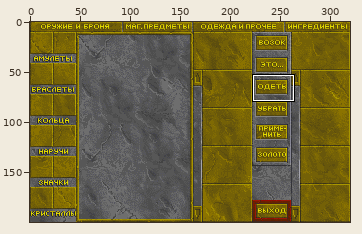
Edited in one commit: sprite sheet (Daggerfall/Textures/Img/INVE01I0.IMG.png). Above, an overview of the earlier version with the close-up marked.
Close-up. Before the edit:
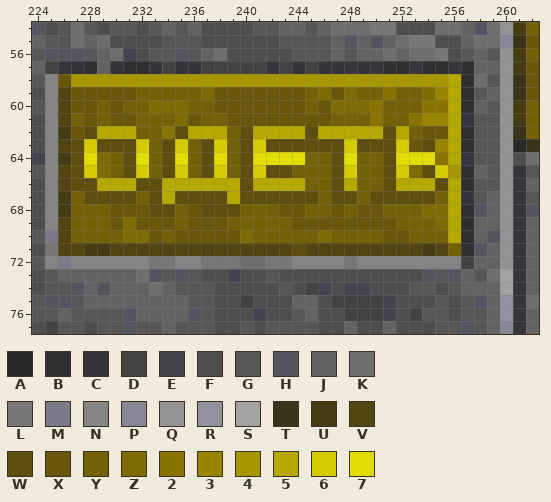
The file is 320x200 pixels. Colours within 5 levels of each other are drawn and written as one. Shown: x 224..262, y 54..77.
Palette (. is transparent): A #282828  B #303032  C #35353b  D #434343  E #444450  F #4e4e4e  G #575757  H #555560  J #636363  K #6e6e6e  L #777777  M #7a7a89  N #848484  P #878795  Q #939393  R #91919f  S #a2a2a2  T #3a3319  U #453c15  V #514512  W #5d4e0e  X #68570b  Y #746107  Z #7f6a04  2 #8b7300  3 #9a8500  4 #a89600  5 #b7a800  6 #d4cb00  7 #e2dc00
Pixels before, first column x 224:
54 HFGKGFGGFGJGJFFFFGGJJGJKKKLLFFFKKJHKQUY
55 JGGKJKFFFFGGGFFFFFFGGGGJHJHJKLLFFJKKPTX
56 GHHHGJKEFGGHGJKFFFFFGGGJGJJKJKKLFGJGQUY
57 JDCCBJCBBCDCCDDDDDCDCDCCCCCBBCBBCBJJQUX
58 GNX444444444444444444444444444445BKGQTX
59 FNVXXXXXYYYYYZXXXXXXXYZXZYY2YYZ35BGJQTX
60 GNVXXYXYYZZZYYXXXXXXXYXZZZ2YYY225BJGQUY
61 FNVYXYXXYYYZXYYXXXXXXXXYYY2YY2335CGGQUY
62 FNUXW555YY2W555YW5555W55555W5YXX5BGGQTY
63 FNVW6WWW6YW6YW6YW6WWWWWW6WWW6XW35BGGQAT
64 ENUW7ZYW7YW7YW7YW7777YYW7YYW77725CGGQFK
65 GNVW6ZYW6YW6YW6YW6WWYYYW6YYW6ZW64BJGQCG
66 FNVWW555WW555555W5555YYW5YYW555W5BGGQCJ
67 FNUYWWWWYW5WWWW5WWWWWWYWWYWWWWWY5CGJQCG
68 FNUYYYXXXWWYXWWWYYYXXYYXYXXYYYZZ5BHJQCH
69 FNVYYYXZXXXYXXXYYYYYXXXXXXXXYYYZ5BJJQCJ
70 GMVYYYYZZXYXXXXXZYYYYYZYYYYXXYYY5BJHQCJ
71 FLVVUUVVVVVVVVVVVVVVWVVVVVVVVVUVYBHJQCJ
72 GNMNNNNNNLLNNLLLKKLLNNNNLNNNNNNNNDJJQCJ
73 FGJJJJJJKHGHGFFEFFGFFFFFFFFFFFHGHJGKSCJ
74 FGGHJHJJJKJGGGFFFFFGFDEFEEFFFGGFGJJJSCJ
75 GHHGJJJJJJJJGGFFDFFFJJFDDDDEFFFGFGHJRCK
76 GGJGGGGHJJJJHGFFFEFFGJFFDDDEFDGGFGGJRCJ
77 FDGGFGGHGGJGGGFFGFGGGGFFJFFJFFFGGHGJPCJ
New version:
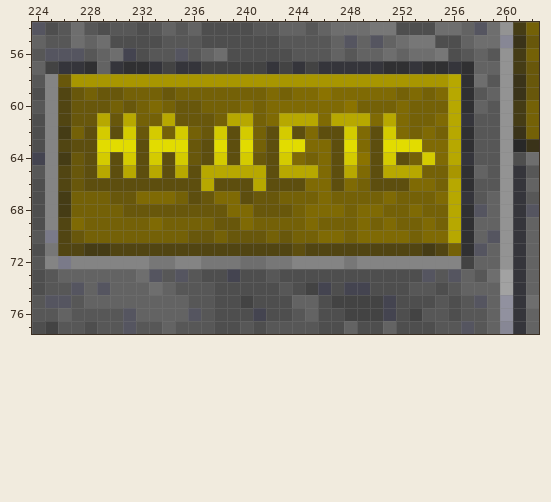
From old to new:
{"y":59,"x":228,"old":"X","new":"Y"}
{"y":59,"x":231,"old":"X","new":"Y"}
{"y":59,"x":234,"old":"Y","new":"X"}
{"y":59,"x":237,"old":"ZXXXXXXXYZX","new":"YYYYYZYZZ2Z"}
{"y":59,"x":249,"old":"YY2","new":"ZZZ"}
{"y":59,"x":253,"old":"YZ3","new":"ZYZ"}
{"y":60,"x":229,"old":"YXY","new":"XYX"}
{"y":60,"x":234,"old":"ZZY","new":"YXX"}
{"y":60,"x":238,"old":"XXXXXXXYX","new":"YYZYZZZZZ"}
{"y":60,"x":248,"old":"ZZ2","new":"2YY"}
{"y":60,"x":252,"old":"Y","new":"Z"}
{"y":60,"x":254,"old":"22","new":"YY"}
{"y":61,"x":227,"old":"Y","new":"X"}
{"y":61,"x":229,"old":"Y","new":"5"}
{"y":61,"x":231,"old":"X","new":"5"}
{"y":61,"x":234,"old":"YZ","new":"5X"}
{"y":61,"x":237,"old":"Y","new":"X"}
{"y":61,"x":239,"old":"XXXXXXXXYYY2YY233","new":"55YZ555Z555Z5ZYYZ"}
{"y":62,"x":227,"old":"X","new":"Y"}
{"y":62,"x":229,"old":"555YY2W555YW5555W55555W5","new":"6W6X6Y6YX6W6YW6WZWW6ZW6Z"}
{"y":62,"x":254,"old":"XX","new":"ZY"}
{"y":63,"x":228,"old":"6WWW6YW6Y","new":"W777W777X"}
{"y":63,"x":238,"old":"6YW6","new":"7W7Y"}
{"y":63,"x":243,"old":"WWWW","new":"77ZZ"}
{"y":63,"x":248,"old":"6W","new":"7Z"}
{"y":63,"x":251,"old":"W6XW3","new":"777ZZ"}
{"y":64,"x":227,"old":"W7ZYW7Y","new":"XW6W6W6"}
{"y":64,"x":235,"old":"7Y","new":"6X"}
{"y":64,"x":238,"old":"7YW7777","new":"6W6XW6Z"}
{"y":64,"x":246,"old":"Y","new":"Z"}
{"y":64,"x":248,"old":"7YYW7772","new":"62W6WY6Z"}
{"y":65,"x":227,"old":"W6ZYW6Y","new":"XW5W5W5"}
{"y":65,"x":235,"old":"6YW6YW6","new":"5W55555"}
{"y":65,"x":243,"old":"WYYY","new":"555Z"}
{"y":65,"x":248,"old":"6YYW6ZW6","new":"5ZW555YY"}
{"y":66,"x":227,"old":"W","new":"X"}
{"y":66,"x":229,"old":"555","new":"WWW"}
{"y":66,"x":234,"old":"555","new":"WWW"}
{"y":66,"x":238,"old":"55","new":"WW"}
{"y":66,"x":242,"old":"555YY","new":"WWWZZ"}
{"y":66,"x":248,"old":"5","new":"Z"}
{"y":66,"x":250,"old":"Y","new":"W"}
{"y":66,"x":252,"old":"555W","new":"WZZY"}
{"y":67,"x":228,"old":"WWWWYW5W","new":"YYXXZZZY"}
{"y":67,"x":237,"old":"WW5","new":"XZZ"}
{"y":67,"x":241,"old":"WWWWWYWW","new":"XXYYYZYY"}
{"y":67,"x":250,"old":"WWWWWY","new":"YZYYYZ"}
{"y":68,"x":230,"old":"X","new":"Y"}
{"y":68,"x":233,"old":"WWY","new":"XXX"}
{"y":68,"x":237,"old":"WWWYYY","new":"XXZZXX"}
{"y":68,"x":244,"old":"XYYX","new":"YZZZ"}
{"y":68,"x":249,"old":"XX","new":"ZZ"}
{"y":68,"x":253,"old":"YZZ","new":"ZYY"}
{"y":69,"x":227,"old":"Y","new":"Z"}
{"y":69,"x":230,"old":"XZXXX","new":"YYYZY"}
{"y":69,"x":236,"old":"XX","new":"YY"}
{"y":69,"x":239,"old":"YY","new":"XZ"}
{"y":69,"x":244,"old":"XXXXXXXX","new":"YZYYYZYZ"}
{"y":69,"x":254,"old":"YZ","new":"ZY"}
{"y":70,"x":227,"old":"Y","new":"X"}
{"y":70,"x":231,"old":"ZZX","new":"YYY"}
{"y":70,"x":235,"old":"X","new":"Y"}
{"y":70,"x":238,"old":"X","new":"Y"}
{"y":70,"x":240,"old":"ZY","new":"XX"}
{"y":70,"x":243,"old":"Y","new":"X"}
{"y":70,"x":247,"old":"Y","new":"Z"}
{"y":70,"x":249,"old":"YYXX","new":"ZZZZ"}
{"y":70,"x":254,"old":"YY","new":"ZZ"}
{"label":"changed","picture_box":[71,87,448,243]}
